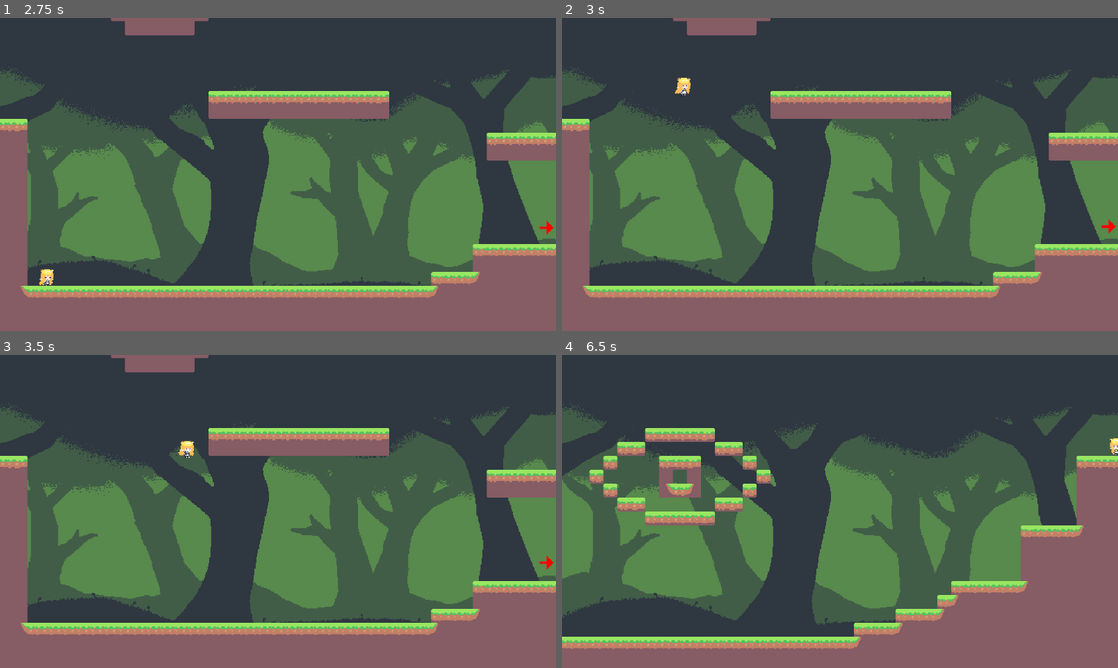
Above: before the commit, frames 1-4 (two rows, left to right).
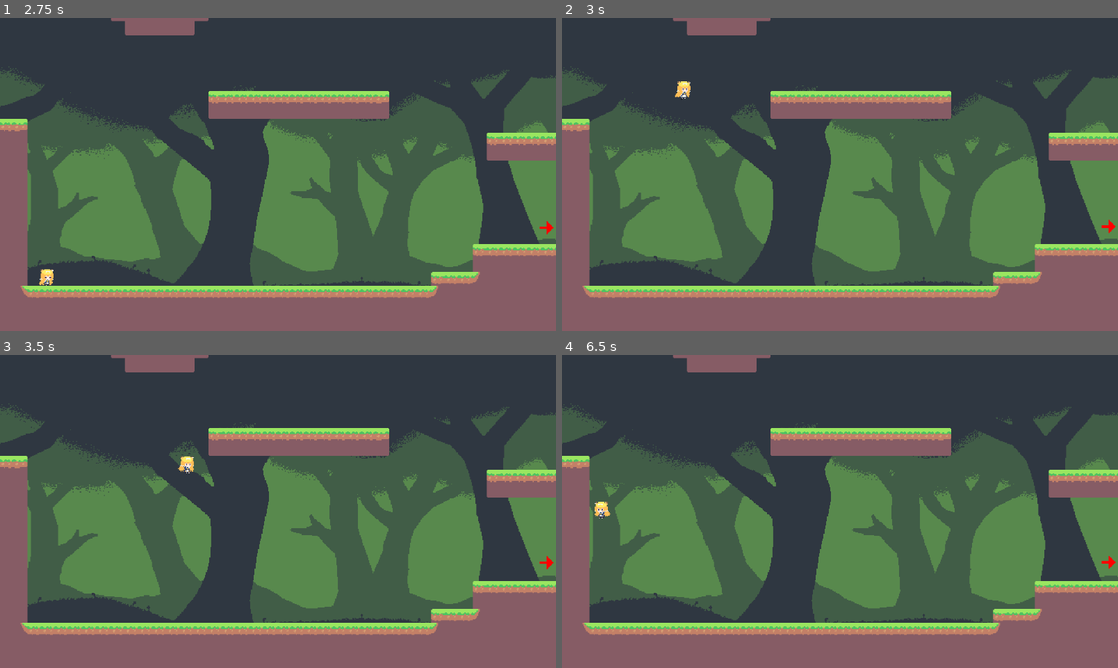
Above: after the commit, the same moments.

Repository: FluffyLuffie/JumpRegu
Game: Godot game, scene res://scenes/GameWorld.tscn
The game is run twice, just before and just after one commit, with the same random seed, the same clock (stepped at 60 frames per second) and the same inputs.
Inputs (mouse positions are in pixels of both pictures, inside the frame that each line leads up to):
- Up to frame 1 (2.75 s): move the mouse to (400, 158) at 0.52 s; hold Space (jump) 0.53-1.28 s; hold D (right) 0.53-2.03 s; tap Enter at 1.25 s; move the mouse to (166, 190) at 1.27 s; right-click (166, 190) at 1.35 s; tap Space (jump) at 1.52, 1.55, 1.82 s; move the mouse to (333, 105) at 2.02 s; hold A (left) from 2.03 s (still down); hold Space (jump) from 2.03 s (still down)
- Up to frame 2 (3 s): move the mouse to (812, 237) at 2.77 s; release A (left) at 2.78 s; release Space (jump) at 2.78 s; hold D (right) from 2.78 s (still down); right-click (812, 237) at 2.85 s
- Up to frame 3 (3.5 s): keep holding D (right); tap Space (jump) at 3.02, 3.05, 3.32 s
- Up to frame 4 (6.5 s): move the mouse to (1006, 558) at 3.52 s; hold Space (jump) 3.53-4.28 s; move the mouse to (673, 464) at 4.27 s; release D (right) at 4.28 s; hold A (left) 4.28-5.03 s; right-click (673, 464) at 4.35 s; tap Space (jump) at 4.52, 4.55, 4.82, 6.02, 6.05, 6.32 s; move the mouse to (867, 511) at 5.02 s; hold D (right) 5.03-5.78 s; hold Space (jump) 5.03-5.78 s; move the mouse to (756, 433) at 5.77 s; hold A (left) from 5.78 s (still down); right-click (756, 433) at 5.85 s

Frame 1 is identical in both runs. In frame 2, 0.1% of the frame differs, in the area x 20-24%, y 19-26%; in frame 3, 0.2%; in frame 4, 23%, in the area x 0-100%, y 0-94%.

Commit message:
update music

Diff:
--- a/scenes/GameWorld.tscn
+++ b/scenes/GameWorld.tscn
@@ -1,8 +1,8 @@
 [gd_scene load_steps=5 format=2]
 
 [ext_resource path="res://scenes/Title.tscn" type="PackedScene" id=1]
+[ext_resource path="res://music/rainyWalk.ogg" type="AudioStream" id=2]
 [ext_resource path="res://scripts/SettingsUI.gd" type="Script" id=3]
-[ext_resource path="res://music/flyingForest.ogg" type="AudioStream" id=4]
 [ext_resource path="res://scripts/GameWorld.gd" type="Script" id=5]
 
 [node name="GameWorld" type="Node2D"]
@@ -10,7 +10,8 @@
 script = ExtResource( 5 )
 
 [node name="Music" type="AudioStreamPlayer" parent="."]
-stream = ExtResource( 4 )
+stream = ExtResource( 2 )
+autoplay = true
 bus = "Music"
 
 [node name="Title" parent="." instance=ExtResource( 1 )]
--- a/scenes/Regu.tscn
+++ b/scenes/Regu.tscn
@@ -5,7 +5,7 @@
 [ext_resource path="res://soundEffects/bump.wav" type="AudioStream" id=3]
 [ext_resource path="res://soundEffects/jump.wav" type="AudioStream" id=4]
 [ext_resource path="res://soundEffects/splat.wav" type="AudioStream" id=5]
-[ext_resource path="res://soundEffects/land2.wav" type="AudioStream" id=6]
+[ext_resource path="res://soundEffects/land.wav" type="AudioStream" id=6]
 
 [sub_resource type="RectangleShape2D" id=1]
 extents = Vector2( 4, 7 )
--- a/scripts/Regu.gd
+++ b/scripts/Regu.gd
@@ -15,7 +15,7 @@
 
 var walk_speed:float = 75
 var jump_speed:float = 150
-var min_jump_speed:float = 100.0
+var min_jump_speed:float = 50.0
 var max_jump_speed:float = 450.0
 var max_jump_charge:int = 30
 var terminal_velocity:float = 450.0
Not shown, removed: music/flyingForest.ogg.import
Not shown, added: music/rainyWalk.ogg.import
Not shown, removed: soundEffects/land2.wav.import
Not shown, removed: music/flyingForest.ogg
Not shown, added: music/rainyWalk.ogg
Not shown, changed: soundEffects/land.wav
Not shown, removed: soundEffects/land2.wav
